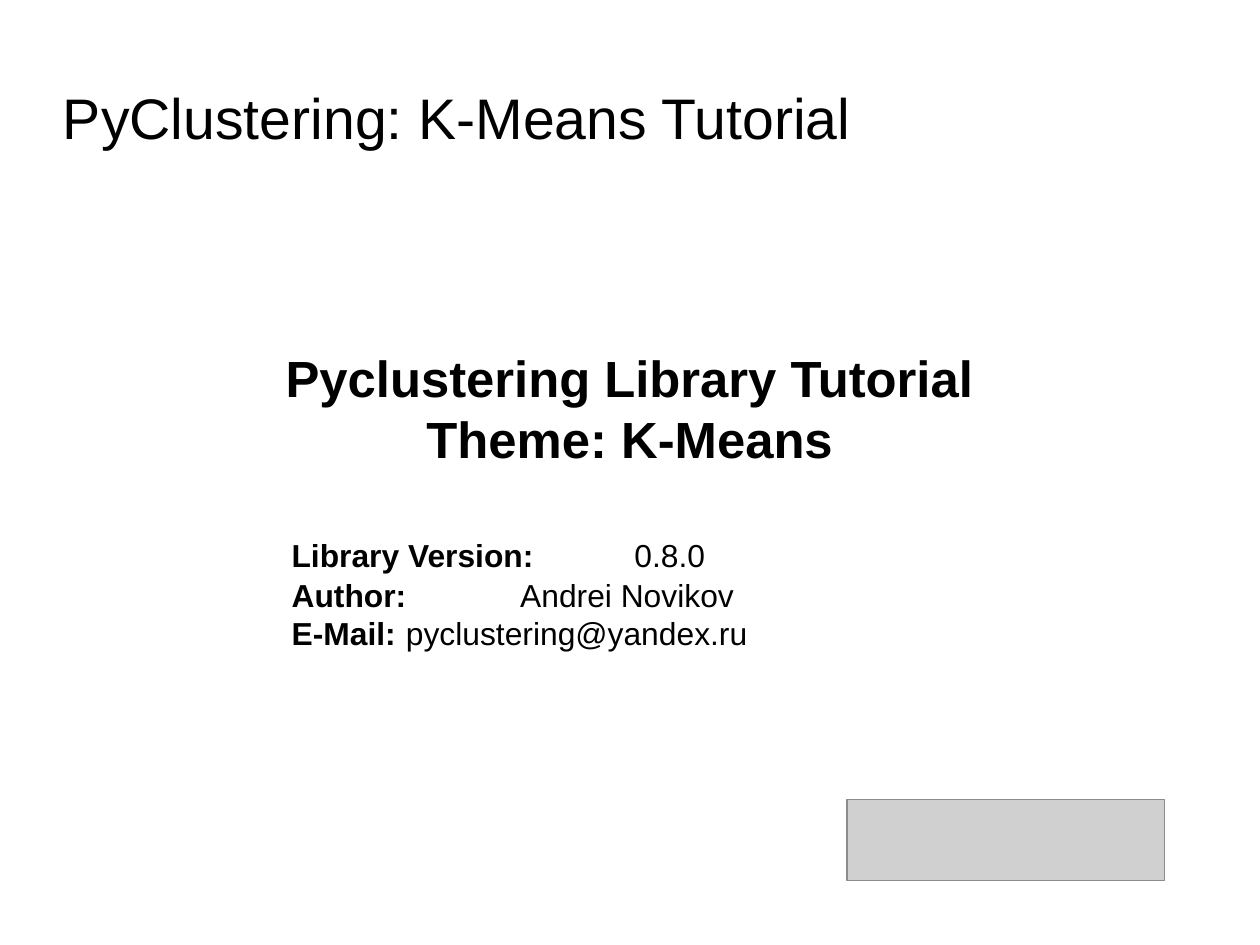
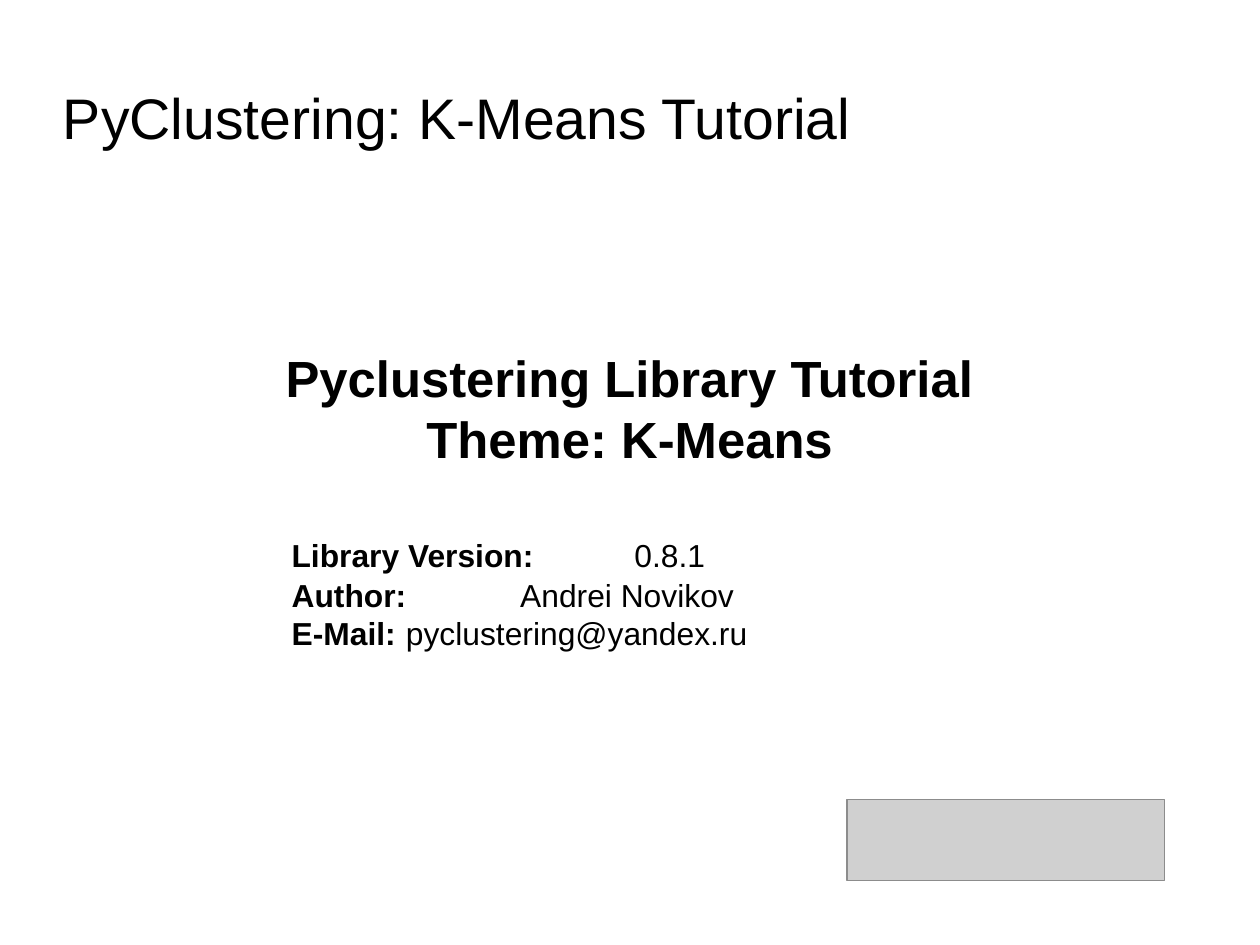
Before and after one commit to annoviko/pyclustering-docs, a slide deck: slide 1 of presentations/Pyclustering Tutorial - K-Means.odp. Drawn at 1260x945 pixels with LibreOffice and Linux fonts; fonts in the diff are those of the drawing; grey boxes stand for pictures; background and template pictures are left out. Boxes give left, top, right and bottom in pixels: in the first picture for what was removed or moved away, otherwise in the second. Text is boxed around its words. In the diff, an @@ line names an element or a change of style, - is before the commit and + after.

Commit message:
[.] Update presentations.

```diff
--- a/presentations/Pyclustering Tutorial - K-Means.odp
+++ b/presentations/Pyclustering Tutorial - K-Means.odp
@@ subtitle at (x1=292, y1=544, x2=705, y2=573): text changed @@
-Library Version: 0.8.0
+Library Version: 0.8.1
```
Also in this commit, not shown: 1 other file.
